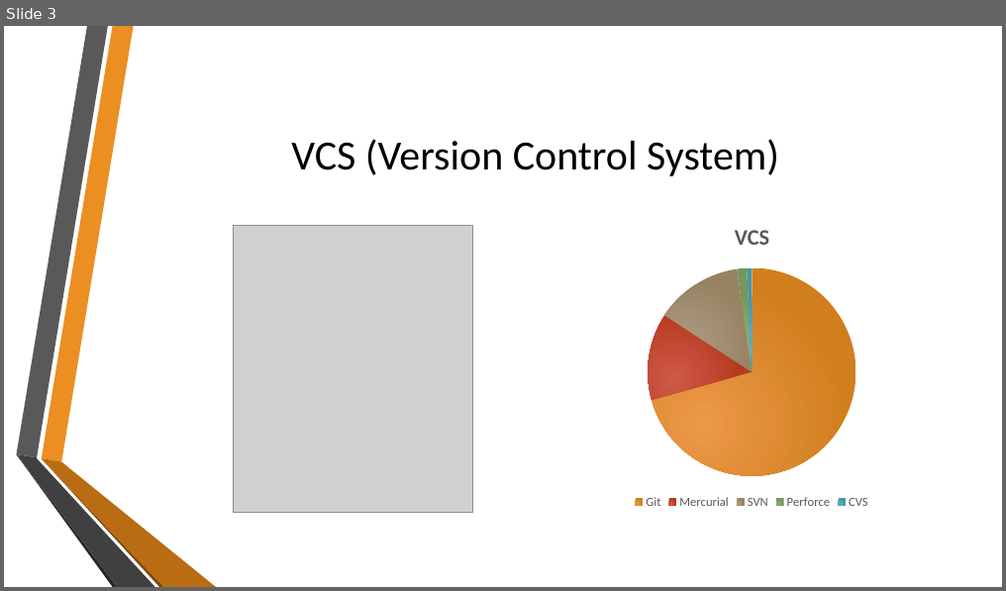
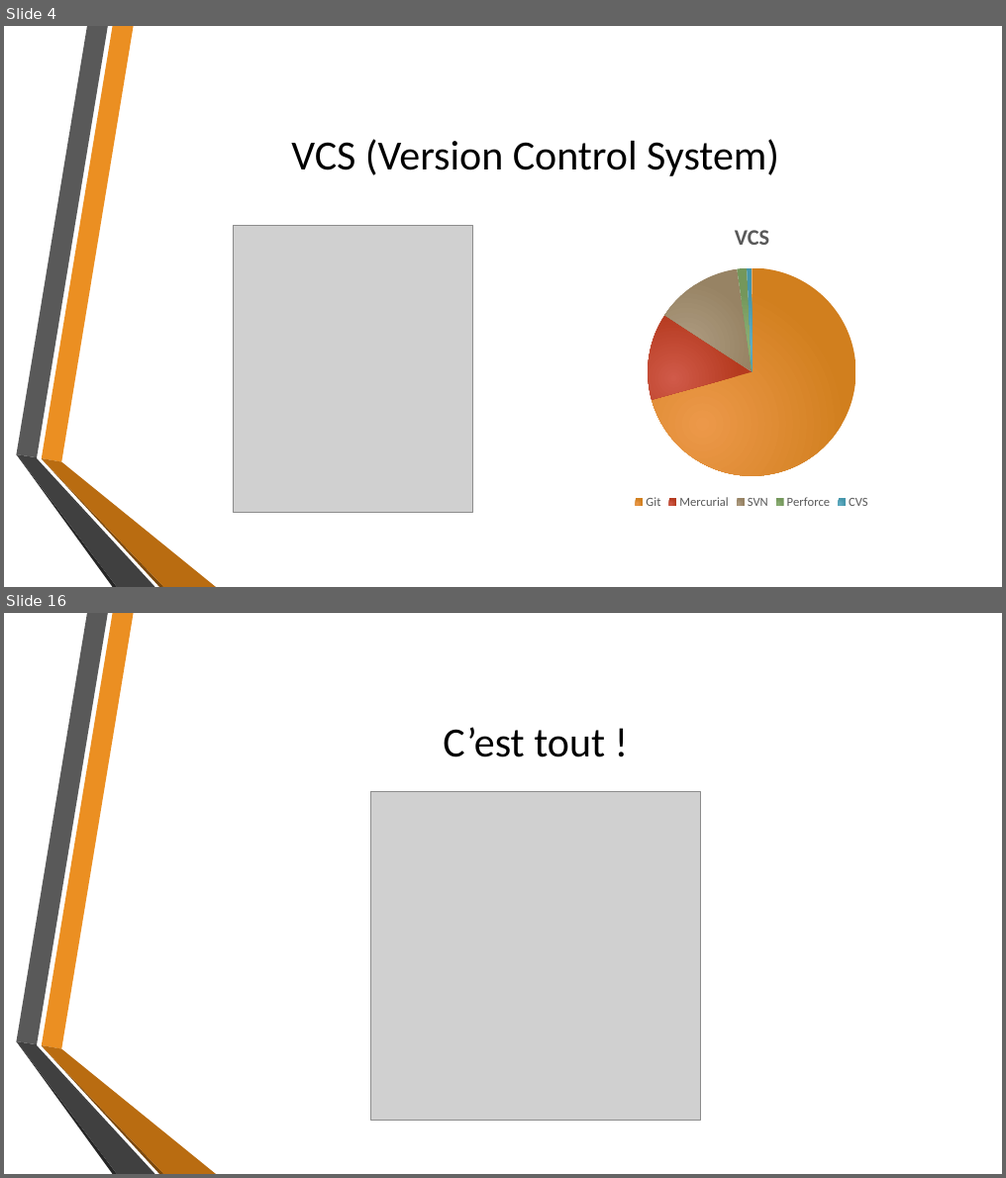
Before and after one commit to MatRenaud/Tptravailinfo, a slide deck: GitPresentation.pptx. Shown one above the other, each under a label of ours: slide 3 before the commit, slides 4 and 16 after it; the slides between them are not shown. The pictures are 1006x591 and 1006x1178 pixels, drawn with LibreOffice and Linux fonts; fonts in the diff are those of the drawing; grey boxes stand for pictures; background and template pictures are left out. Boxes give left, top, right and bottom in pixels: in the first picture for what was removed or moved away, otherwise in the second. Text is boxed around its words. In the diff, an @@ line names an element or a change of style, - is before the commit and + after.

```diff
--- a/GitPresentation.pptx
+++ b/GitPresentation.pptx
@@ slide 16 added at (4,613,1002,1174), background picture (left out); not listed: 6 template elements that a slide beside it also shows @@
@@ title added at (443,727,605,758), 40 pt, text #000000 @@
+C’est tout !
@@ picture added at (371,791,700,1121) @@
@@ what was slide 3 is now slide 4 @@
```
Also in this commit, not shown: 2 slides changed, 12 other slides added, 3 other files.
